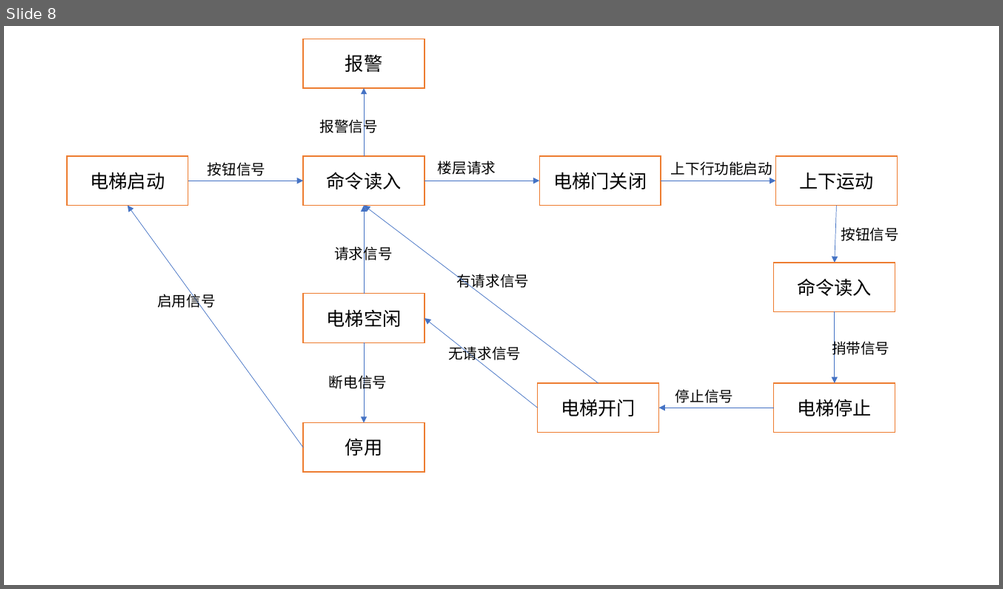
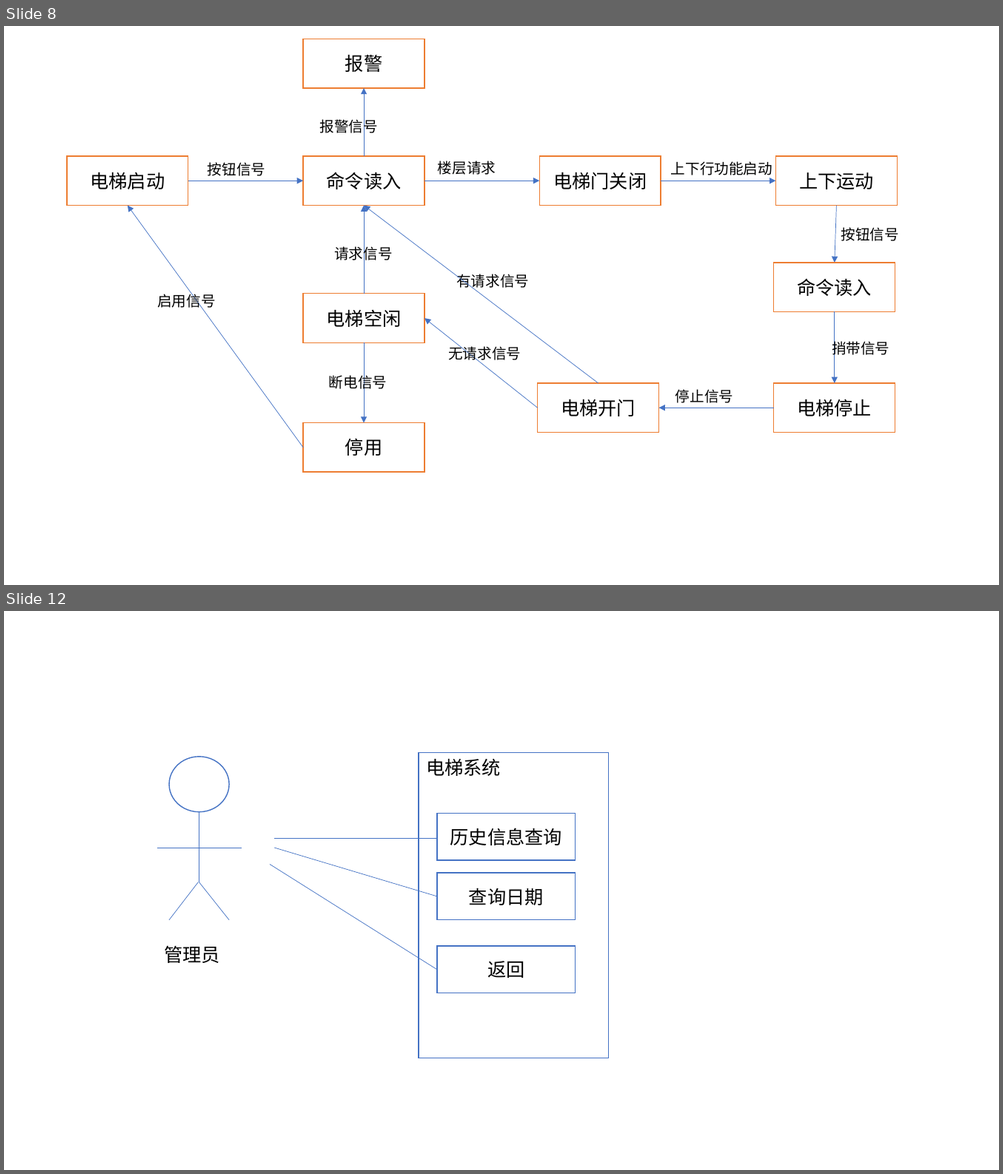
Before and after one commit to wygbuaa/Team1, a slide deck: 需求文档图.pptx. Shown one above the other, each under a label of ours: slide 8 before the commit, slides 8 and 12 after it; the slides between them are not shown. The pictures are 1003x589 and 1003x1174 pixels, drawn with LibreOffice and Linux fonts; fonts in the diff are those of the drawing. Boxes give left, top, right and bottom in pixels: in the first picture for what was removed or moved away, otherwise in the second. Text is boxed around its words. In the diff, an @@ line names an element or a change of style, - is before the commit and + after.

```diff
--- a/需求文档图.pptx
+++ b/需求文档图.pptx
@@ slide 12 added at bbox=[4, 611, 999, 1170], background #FFFFFF @@
@@ rectangle added at bbox=[419, 753, 609, 1059], fill #FFFFFF, outline #4472C4 1 pt, 18 pt, text #000000 @@
+电梯系统
@@ rectangle added at bbox=[437, 813, 575, 860], fill #FFFFFF, outline #4472C4 1 pt, 18 pt, text #000000 @@
+历史信息查询
@@ line added from (274, 839) to (437, 839), #4472C4 0.5 pt @@
@@ line added from (274, 849) to (437, 897), #4472C4 0.5 pt @@
@@ line added from (270, 865) to (437, 970), #4472C4 0.5 pt @@
@@ rectangle added at bbox=[437, 873, 575, 920], fill #FFFFFF, outline #4472C4 1 pt, 18 pt, text #000000 @@
+查询日期
@@ group added at bbox=[157, 757, 242, 920]: 4 lines, 1 ellipse @@
@@ text added at bbox=[164, 945, 220, 963], 18 pt, text #000000 @@
+管理员
@@ rectangle added at bbox=[437, 946, 575, 993], fill #FFFFFF, outline #4472C4 1 pt, 18 pt, text #000000 @@
+返回
```
Also in this commit, not shown: 4 other slides added, 3 other files.
